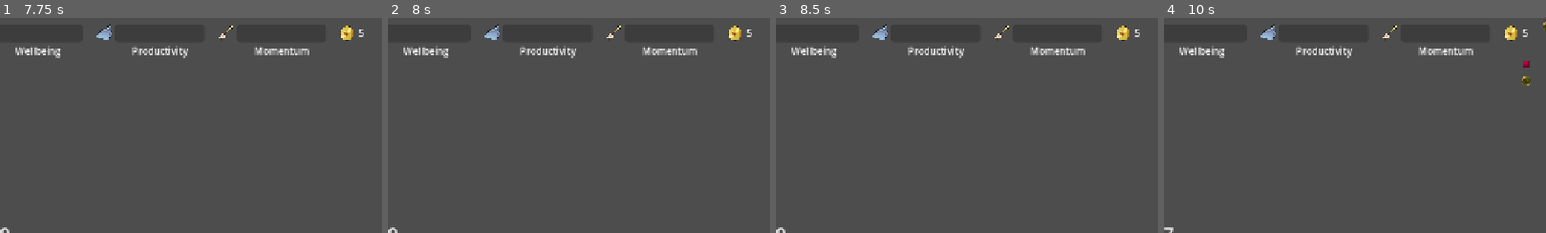
Above: before the commit, frames 1-4 (left to right).
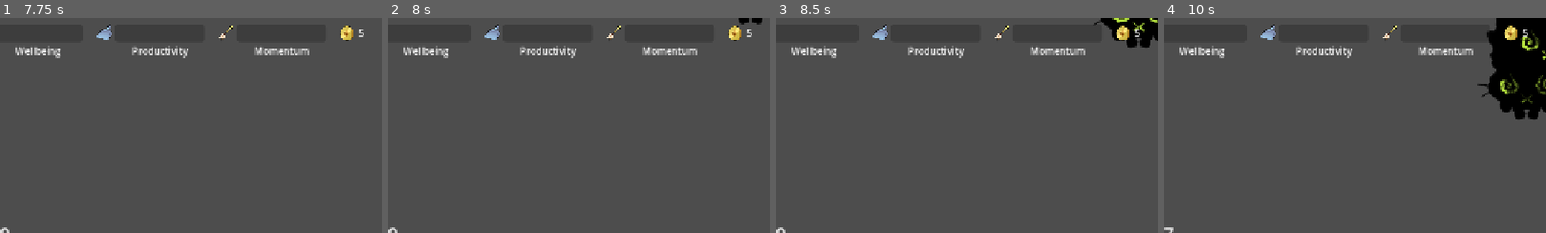
Above: after the commit, the same moments.

Repository: peabnuts123/2025-pb-and-jam
Game: Godot game, scene res://scenes/intro.tscn
Two runs of this game, one before a commit and one after it. Both use one fixed random seed, a clock stepped at 60 frames per second and the inputs below.
Inputs (mouse positions are % of the whole screen's width and height, from its top left):
- Up to frame 1 (7.75 s): tap Enter at 0.5, 2, 7.25 s; hold Right (ui_right) 0.53-1.28 s; tap Space (shoot) at 0.6, 1.25, 1.35, 2.1, 2.75, 2.85, 7.35 s; hold Down (ui_down) 1.28-2.03 s; hold Right (ui_right) 2.03-2.78 s; hold Up (ui_up) 2.78-3.5 s; click "Play" at 3.5 s; click (17, 54) at 4.25 s; click "Die (debug)" at 5 s; click "Play" at 5.75 s; click (83, 54) at 6.5 s; hold Left (ui_left) from 7.28 s (still down)
- Up to frame 2 (8 s): keep holding Left (ui_left)
- Up to frame 3 (8.5 s): keep holding Left (ui_left); tap Space (shoot) at 8.1 s
- Up to frame 4 (10 s): release Left (ui_left) at 8.78 s; hold Down (ui_down) 8.78-9.53 s; tap Space (shoot) at 8.85, 9.6 s; hold Right (ui_right) from 9.53 s (still down)
The pictures show only the part of the screen within x 50-100%, y 0-50%; the shares and areas given below are measured in that part.

Frame 1 is identical in both runs. In frame 2, 0.1% of the frame differs, in the area x 91-98%, y 0-4%; in frame 3, 1.3%; in frame 4, 6.1%, in the area x 82-100%, y 0-48%.

Commit message:
Add image assets to dust bunny enemies

Diff:
--- a/scenes/gameplay/bullet.tscn
+++ b/scenes/gameplay/bullet.tscn
@@ -1,22 +1,53 @@
-[gd_scene load_steps=8 format=3 uid="uid://e3mcb03cfh1x"]
+[gd_scene load_steps=12 format=3 uid="uid://e3mcb03cfh1x"]
 
 [ext_resource type="Script" uid="uid://dh762j2aumbf7" path="res://scripts/gameplay/bullet-hell/bullet.gd" id="1_4wbcd"]
-[ext_resource type="Texture2D" uid="uid://ckplng6cafyuo" path="res://assets/bullet-placeholders/16x16px/01.png" id="1_ihgv0"]
 [ext_resource type="Texture2D" uid="uid://cmwekwdnukro8" path="res://assets/bullet-placeholders/16x16px/02.png" id="2_n6kk2"]
 [ext_resource type="Texture2D" uid="uid://xkun4ycvr0ja" path="res://assets/bullet-placeholders/16x16px/03.png" id="3_x81xd"]
 [ext_resource type="Texture2D" uid="uid://du54nn81h0pwd" path="res://assets/bullet-placeholders/16x16px/05.png" id="4_i7sxd"]
 [ext_resource type="Texture2D" uid="uid://cg2ja56m4ew4e" path="res://assets/bullet-placeholders/16x16px/04.png" id="5_j4j8g"]
+[ext_resource type="Texture2D" uid="uid://qtnsfwbs7bai" path="res://assets/dust-bunny/enemy-bullet.png" id="6_n6kk2"]
+
+[sub_resource type="AtlasTexture" id="AtlasTexture_x81xd"]
+atlas = ExtResource("6_n6kk2")
+region = Rect2(0, 0, 200, 200)
+
+[sub_resource type="AtlasTexture" id="AtlasTexture_i7sxd"]
+atlas = ExtResource("6_n6kk2")
+region = Rect2(200, 0, 200, 200)
+
+[sub_resource type="AtlasTexture" id="AtlasTexture_j4j8g"]
+atlas = ExtResource("6_n6kk2")
+region = Rect2(400, 0, 200, 200)
+
+[sub_resource type="SpriteFrames" id="SpriteFrames_pdv0h"]
+animations = [{
+"frames": [{
+"duration": 1.0,
+"texture": SubResource("AtlasTexture_x81xd")
+}, {
+"duration": 1.0,
+"texture": SubResource("AtlasTexture_i7sxd")
+}, {
+"duration": 1.0,
+"texture": SubResource("AtlasTexture_j4j8g")
+}],
+"loop": true,
+"name": &"default",
+"speed": 10.0
+}]
 
 [sub_resource type="CircleShape2D" id="CircleShape2D_ihgv0"]
-radius = 9.05539
+radius = 40.0
 
 [node name="bullet" type="Area2D"]
 collision_layer = 0
 script = ExtResource("1_4wbcd")
 texture_array = Array[Texture2D]([ExtResource("2_n6kk2"), ExtResource("3_x81xd"), ExtResource("4_i7sxd"), ExtResource("5_j4j8g")])
 
-[node name="Sprite2D" type="Sprite2D" parent="."]
-texture = ExtResource("1_ihgv0")
+[node name="Sprite2D" type="AnimatedSprite2D" parent="."]
+scale = Vector2(0.6, 0.6)
+sprite_frames = SubResource("SpriteFrames_pdv0h")
+frame_progress = 0.0447848
 
 [node name="VisibleOnScreenNotifier2D" type="VisibleOnScreenNotifier2D" parent="."]
 
--- a/scenes/gameplay/enemy-straight-fire.tscn
+++ b/scenes/gameplay/enemy-straight-fire.tscn
@@ -1,13 +1,12 @@
-[gd_scene load_steps=6 format=3 uid="uid://bgmay0lmgftq4"]
+[gd_scene load_steps=6 format=3 uid="uid://n66js2ncglv2"]
 
 [ext_resource type="Script" uid="uid://8st5npkat11p" path="res://scripts/gameplay/bullet-hell/enemy_straight_fire.gd" id="1_4kluw"]
 [ext_resource type="PackedScene" uid="uid://e3mcb03cfh1x" path="res://scenes/gameplay/bullet.tscn" id="2_c6ydr"]
-[ext_resource type="Script" uid="uid://bn218nxeveog0" path="res://scripts/gameplay/bullet-hell/enemy-collision.gd" id="3_o2v8w"]
-
-[sub_resource type="PlaceholderTexture2D" id="PlaceholderTexture2D_r4mnt"]
+[ext_resource type="Texture2D" uid="uid://cc53kvgfe7m7b" path="res://assets/dust-bunny/dust-bunny.png" id="3_ea33s"]
+[ext_resource type="Script" path="res://scripts/gameplay/bullet-hell/enemy-collision.gd" id="3_o2v8w"]
 
 [sub_resource type="RectangleShape2D" id="RectangleShape2D_c6ydr"]
-size = Vector2(10, 10)
+size = Vector2(100, 130)
 
 [node name="enemy" type="Node2D"]
 script = ExtResource("1_4kluw")
@@ -15,8 +14,7 @@
 
 [node name="Sprite2D" type="Sprite2D" parent="."]
 self_modulate = Color(0.729412, 0.909804, 0.254902, 1)
-scale = Vector2(10, 10)
-texture = SubResource("PlaceholderTexture2D_r4mnt")
+texture = ExtResource("3_ea33s")
 
 [node name="Speed" type="Timer" parent="."]
 wait_time = 2.0
@@ -27,6 +25,7 @@
 script = ExtResource("3_o2v8w")
 
 [node name="CollisionShape2D" type="CollisionShape2D" parent="Collision"]
+position = Vector2(0, 10)
 shape = SubResource("RectangleShape2D_c6ydr")
 
 [connection signal="timeout" from="Speed" to="." method="shoot"]
Binary file added: assets/dust-bunny/dust-bunny.png
Not shown, added: assets/dust-bunny/dust-bunny.png.import
Binary file added: assets/dust-bunny/enemy-bullet.png
Not shown, added: assets/dust-bunny/enemy-bullet.png.import
